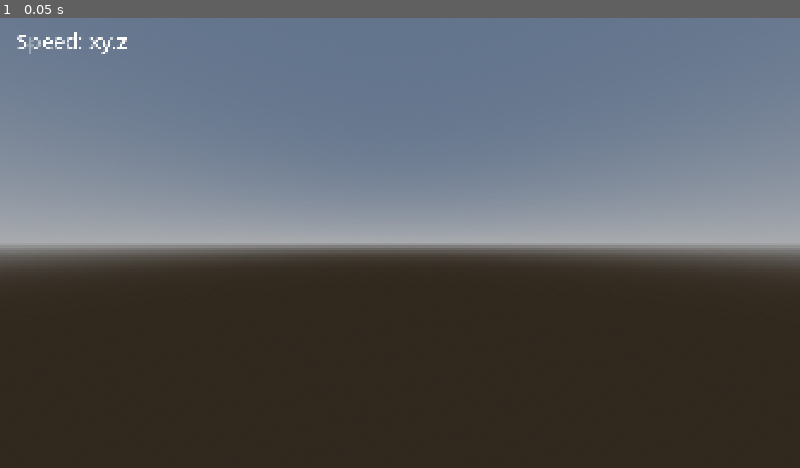
Above: before the commit, frame 1.
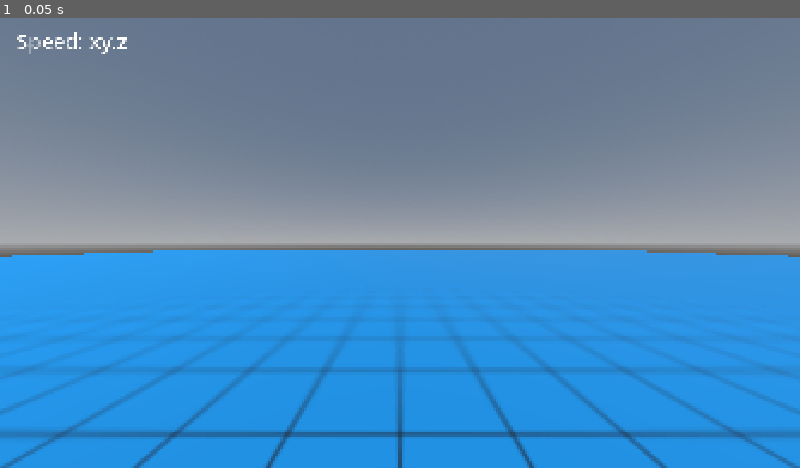
Above: after the commit, the same moment.

Repository: BilgiPasa/3d-first-person-movement-3
Game: Godot game, scene res://Scenes/main_scene.tscn
The game is run twice, just before and just after one commit, with the same random seed, the same clock (stepped at 60 frames per second) and the same inputs.
Inputs:
- Up to frame 1 (0.05 s): no input

The runs differ from the first frame. In frame 1, 48% of the frame differs, in the area x 0-100%, y 51-100%.
Error in both runs: Invalid assignment of property or key 'process_mode' with value of type 'int' on a base object of type 'Nil'. (res://Scripts/main_scene.gd:9)

Commit message:
Add a main ground, Add some materials that I made, Update the main_scene

Diff:
--- a/Scenes/main_scene.tscn
+++ b/Scenes/main_scene.tscn
@@ -3,6 +3,7 @@
 [ext_resource type="PackedScene" uid="uid://cx3nf532photv" path="res://Scenes/player_and_camera.tscn" id="1_52fb6"]
 [ext_resource type="Script" uid="uid://y0aegwbe0ac2" path="res://Scripts/main_scene.gd" id="1_jv6wh"]
 [ext_resource type="PackedScene" uid="uid://dgswa7otbkuth" path="res://Scenes/pause_menu.tscn" id="2_6l7je"]
+[ext_resource type="PackedScene" uid="uid://2ipg0oj6jbv1" path="res://Scenes/normal_environment.tscn" id="4_x6ack"]
 
 [sub_resource type="ProceduralSkyMaterial" id="ProceduralSkyMaterial_6l7je"]
 sky_horizon_color = Color(0.66224277, 0.6717428, 0.6867428, 1)
@@ -27,6 +28,9 @@
 shadow_enabled = true
 
 [node name="PlayerAndCamera" parent="." unique_id=1785156103 instance=ExtResource("1_52fb6")]
+transform = Transform3D(1, 0, 0, 0, 1, 0, 0, 0, 1, 0, 1.05, 0)
+
+[node name="NormalEnvironment" parent="." unique_id=1733600131 instance=ExtResource("4_x6ack")]
 
 [node name="CanvasLayer" type="CanvasLayer" parent="." unique_id=1161452187]
 
--- /dev/null
+++ b/Scenes/normal_environment.tscn
@@ -0,0 +1,14 @@
+[gd_scene format=3 uid="uid://2ipg0oj6jbv1"]
+
+[ext_resource type="Texture2D" uid="uid://d03ws3dcm58v3" path="res://Materials/DarkBlueWithCorners.png" id="1_g5ire"]
+
+[sub_resource type="StandardMaterial3D" id="StandardMaterial3D_5s483"]
+albedo_texture = ExtResource("1_g5ire")
+uv1_triplanar = true
+
+[node name="NormalEnvironment" type="CSGCombiner3D" unique_id=1733600131]
+use_collision = true
+
+[node name="MainGround" type="CSGBox3D" parent="." unique_id=159529401]
+size = Vector3(100, 0.1, 100)
+material = SubResource("StandardMaterial3D_5s483")
Binary file added: Materials/DarkBlueWithCorners.png
Not shown, added: Materials/DarkBlueWithCorners.png.import
Binary file added: Materials/DarkGreenWithCorners.png
Not shown, added: Materials/DarkGreenWithCorners.png.import
Binary file added: Materials/DarkTurquoiseWithCorners.png
Not shown, added: Materials/DarkTurquoiseWithCorners.png.import
Binary file added: Materials/LightBlueWithCorners.png
Not shown, added: Materials/LightBlueWithCorners.png.import
Binary file added: Materials/OrangeWithCorners.png
Not shown, added: Materials/OrangeWithCorners.png.import
